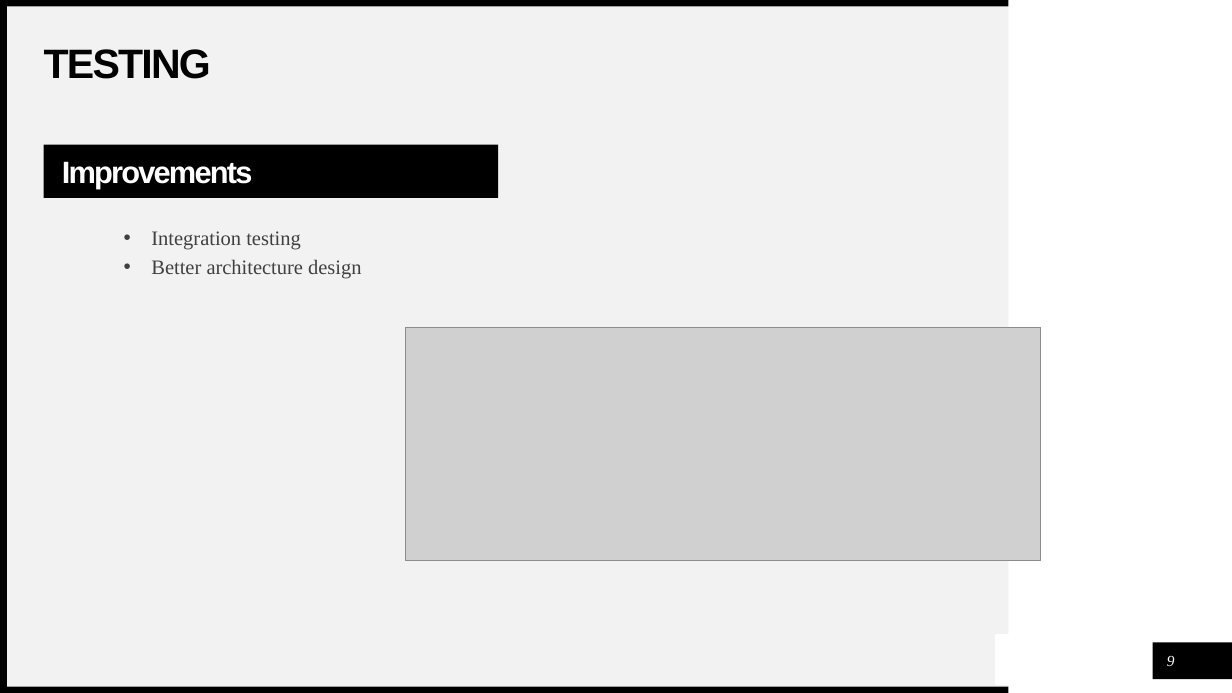
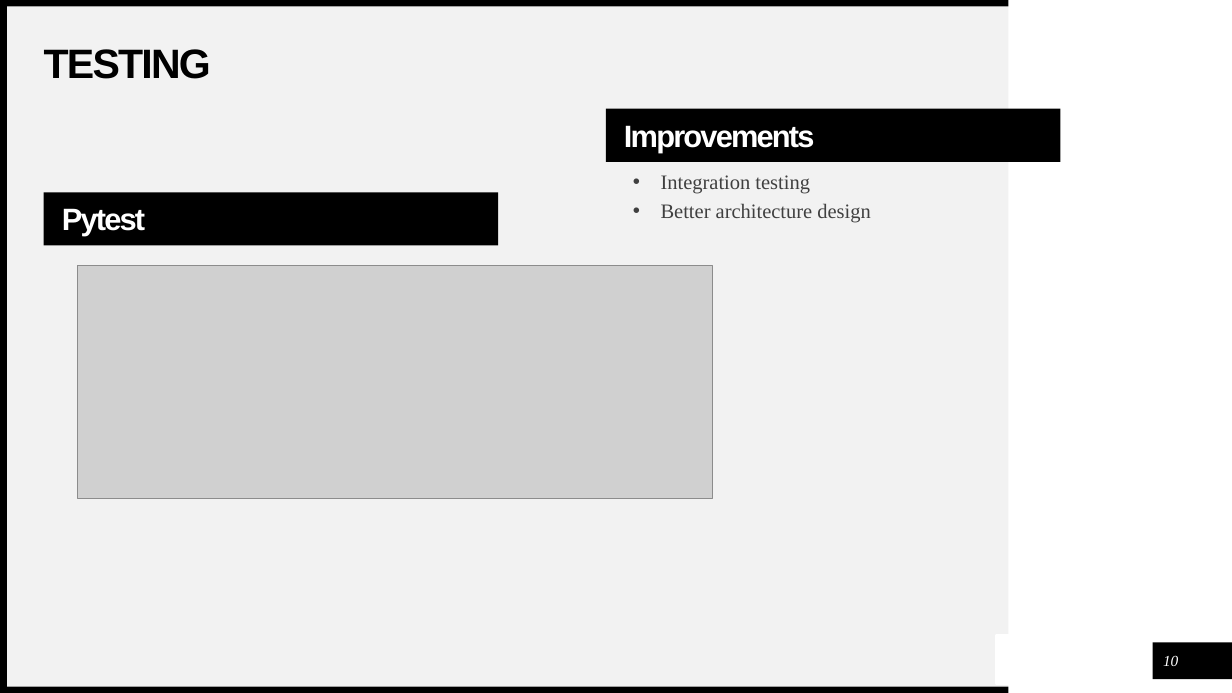
Before and after one commit to Marbul83/PiersProject, a slide deck: slide 10 of Media/DnDPresent.pptx (slide 9 before the commit). Drawn at 1232x693 pixels with LibreOffice and Linux fonts; fonts in the diff are those of the drawing; grey boxes stand for pictures. Boxes give left, top, right and bottom in pixels: in the first picture for what was removed or moved away, otherwise in the second. Text is boxed around its words. In the diff, an @@ line names an element or a change of style, - is before the commit and + after.

```diff
--- a/Media/DnDPresent.pptx
+++ b/Media/DnDPresent.pptx
@@ rectangle "Improvements": place and size @@
-rectangle "Improvements" at bbox=[43, 145, 498, 199]
+rectangle "Improvements" at bbox=[606, 109, 1061, 163]
@@ text "Integration testing": place and size @@
-text "Integration testing" at bbox=[151, 231, 361, 279]
+text "Integration testing" at bbox=[661, 175, 870, 223]
@@ rectangle added at bbox=[43, 192, 498, 246], fill #000000, 24 pt, text #FFFFFF, bold @@
+Pytest
@@ picture: place and size @@
-picture at bbox=[406, 327, 1041, 560]
+picture at bbox=[78, 266, 713, 499]
@@ page number at bbox=[1163, 655, 1178, 666]: text changed @@
-9
+10
```
Also in this commit, not shown: 2 other slides changed, 1 slide added, 1 other file.
